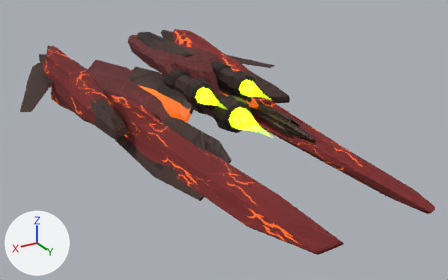
The glTF model gfx/ship3d/Brigand/brigand.gltf: old version first, new version second.
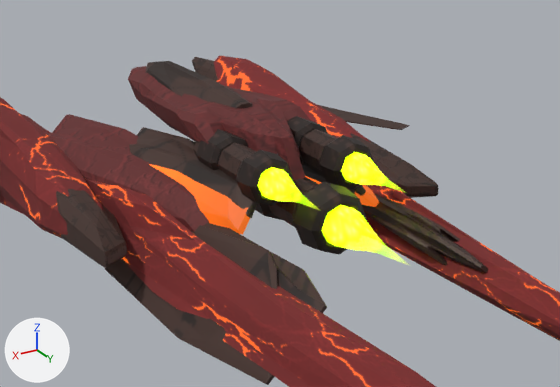
There are two pictures of each version: one whole from a 50 mm lens placed at (5.49, 12.56, 3.81), pointed at (-0.29, 2.93, -1.01), one close up on the part from 14% to 79% of the width and 0% to 72% of the height. Arrows for +X, +Y and +Z are at lower left; the lights stay in place. Where no turn or scale is listed for an object, it has been applied to the vertices.

The first close-up shows 'base.001', 'engine'.
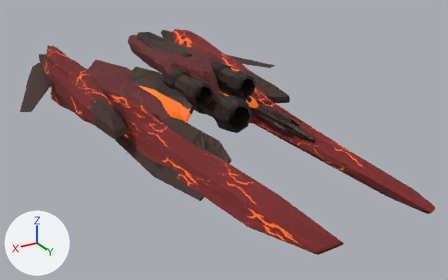
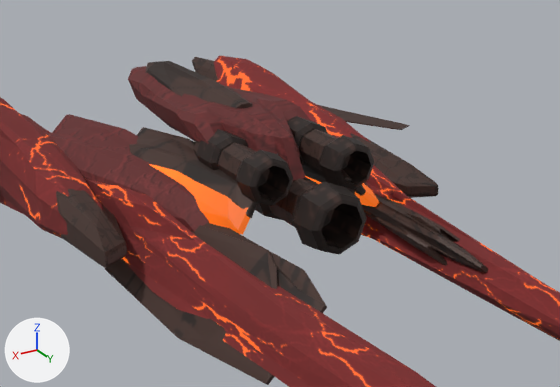
Edits to the scene script, one JSON object a line:
```json
{"op": "remove", "block": "ob_engine", "code": ["ob_engine = bpy.data.objects.new('engine', me_engine)", "ob_engine.location = (0.007, 4.352, -0.15)"]}
```

What differs and where, as boxes (x1, y1, x2, y2) in the close-ups (560 x 387 px):
```json
{"object": "engine", "change": "deleted", "before": [257, 152, 381, 251]}
```
